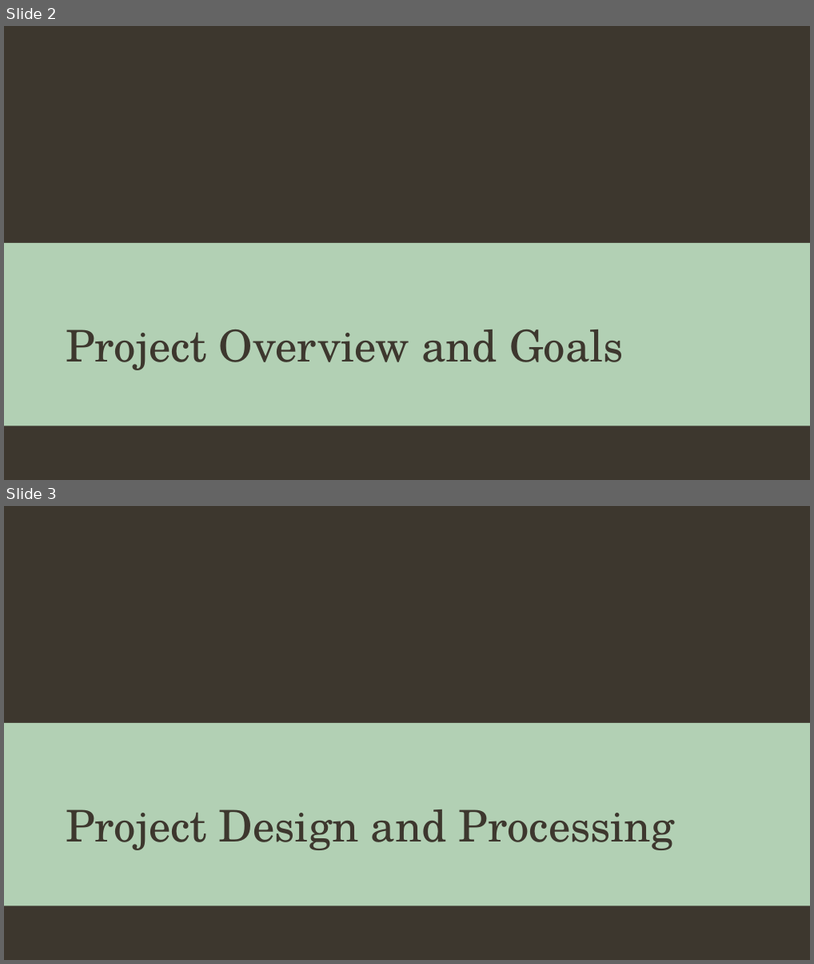
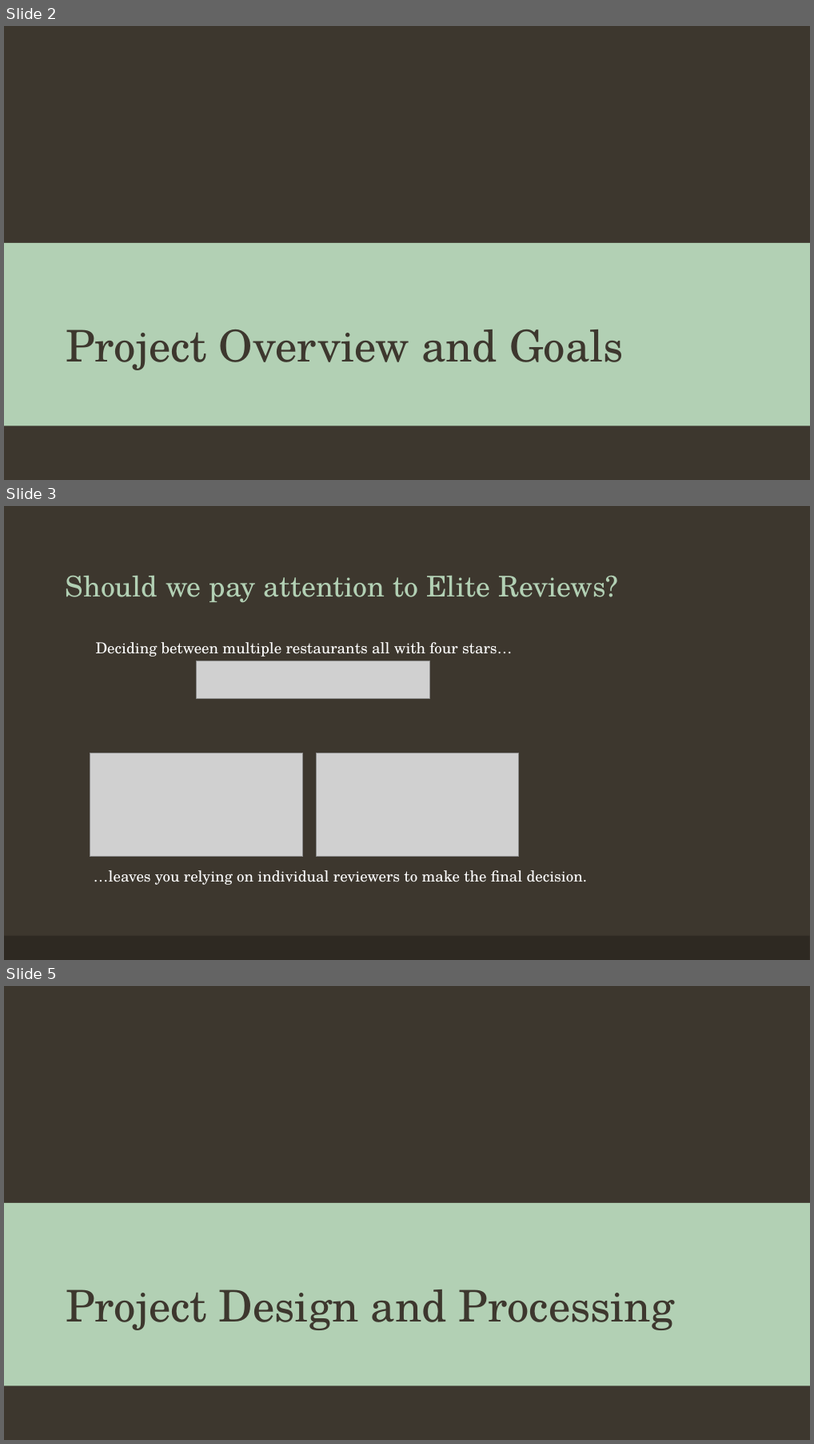
Before and after one commit to melissaaccorso/yelpelite, a slide deck: The Yelp Elite_Presentation.pptx. Shown one above the other, each under a label of ours: slides 2 and 3 before the commit, slides 2, 3 and 5 after it; the slides between them are not shown. The pictures are 814x964 and 814x1444 pixels, drawn with LibreOffice and Linux fonts; fonts in the diff are those of the drawing; grey boxes stand for pictures; background and template pictures are left out. Boxes give left, top, right and bottom in pixels: in the first picture for what was removed or moved away, otherwise in the second. Text is boxed around its words. In the diff, an @@ line names an element or a change of style, - is before the commit and + after.

```diff
--- a/The Yelp Elite_Presentation.pptx
+++ b/The Yelp Elite_Presentation.pptx
@@ slide 3 added at (x1=4, y1=506, x2=810, y2=960), background #3D372E @@
@@ title added at (x1=66, y1=576, x2=618, y2=603), 34 pt, text #B2D0B4 @@
+Should we pay attention to Elite Reviews?
@@ text added at (x1=96, y1=642, x2=513, y2=656), 18 pt, text #FFFFFF @@
+Deciding between multiple restaurants all with four stars…
@@ picture added at (x1=196, y1=661, x2=430, y2=698) @@
@@ picture added at (x1=90, y1=753, x2=303, y2=856) @@
@@ picture added at (x1=317, y1=753, x2=519, y2=856) @@
@@ text added at (x1=94, y1=870, x2=588, y2=884), 18 pt, text #FFFFFF @@
+…leaves you relying on individual reviewers to make the final decision.
@@ rectangle added at (x1=4, y1=936, x2=810, y2=960), fill #2E2923 @@
@@ what was slide 3 is now slide 5 @@
```
Also in this commit, not shown: 5 other slides added, 11 slides removed, 11 other files.
